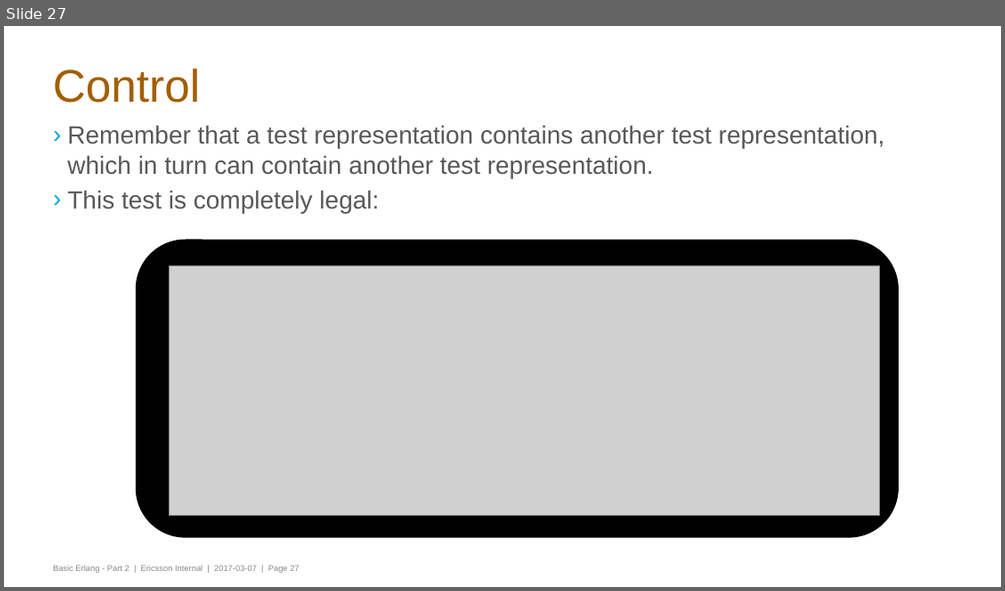
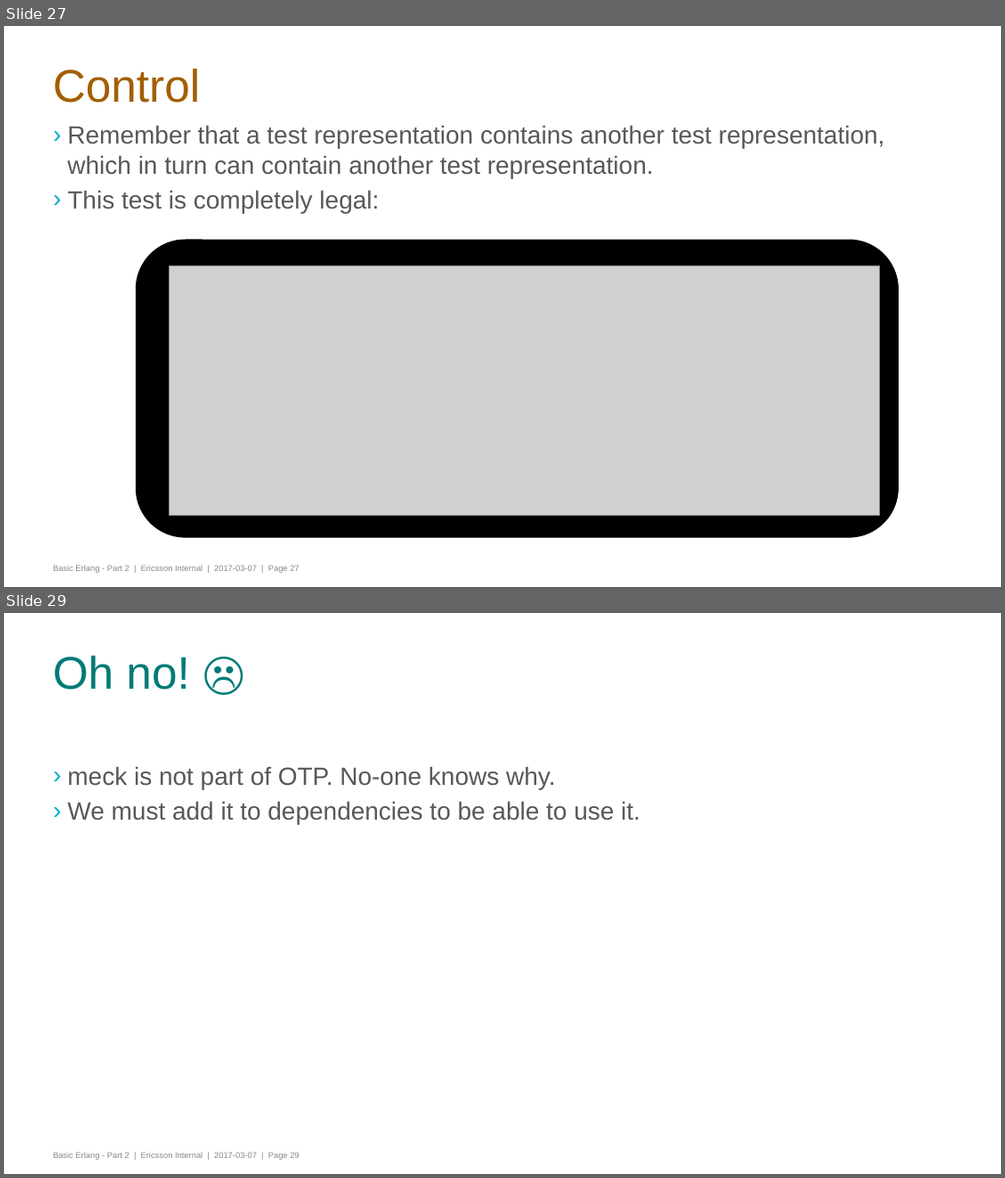
Before and after one commit to gwaerondor/unit_testing_in_erlang, a slide deck: basic_erlang_4/presentation/erlang_part_4_testing.pptx. Shown one above the other, each under a label of ours: slide 27 before the commit, slides 27 and 29 after it; the slides between them are not shown. The pictures are 1005x591 and 1005x1178 pixels, drawn with LibreOffice and Linux fonts; fonts in the diff are those of the drawing; grey boxes stand for pictures; background and template pictures are left out. Boxes give left, top, right and bottom in pixels: in the first picture for what was removed or moved away, otherwise in the second. Text is boxed around its words. In the diff, an @@ line names an element or a change of style, - is before the commit and + after.

Commit message:
Updates presentation with some meck stuff

```diff
--- a/basic_erlang_4/presentation/erlang_part_4_testing.pptx
+++ b/basic_erlang_4/presentation/erlang_part_4_testing.pptx
@@ slide 29 added at [4,613,1001,1174], background #FFFFFF; not listed: 1 template element that a slide beside it also shows @@
@@ title added at [53,655,189,690], 44 pt, text #007B78 @@
+Oh no! ☹
@@ text added at [67,766,640,824], 24 pt, text #58585A @@
+› meck is not part of OTP. No-one knows why.
+› We must add it to dependencies to be able to use it.
```
Also in this commit, not shown: 1 slide changed, 5 other slides added.
